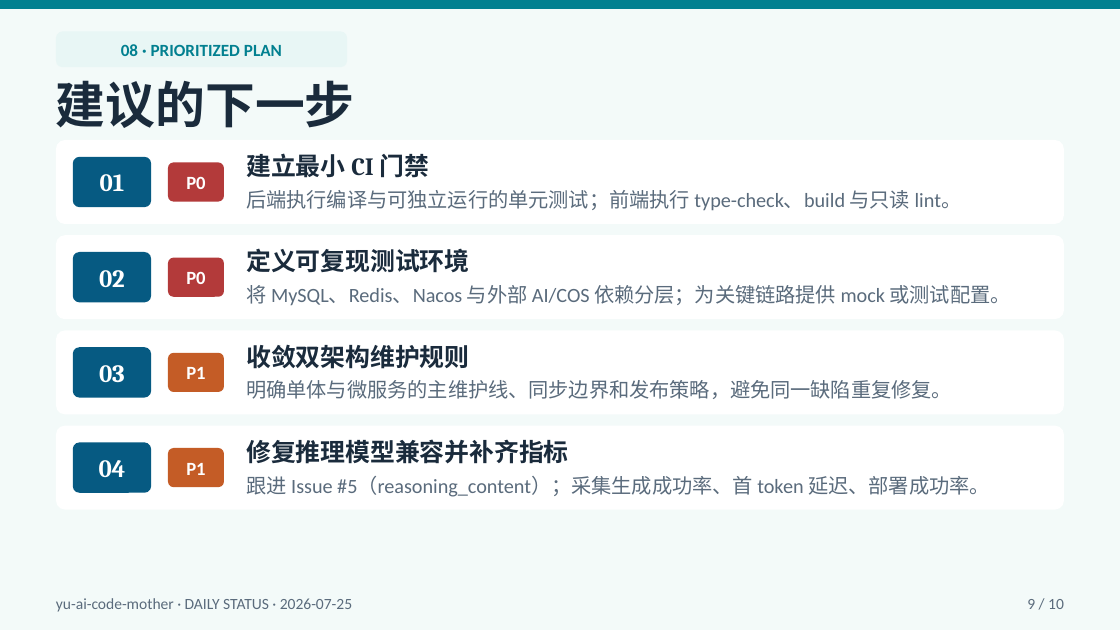
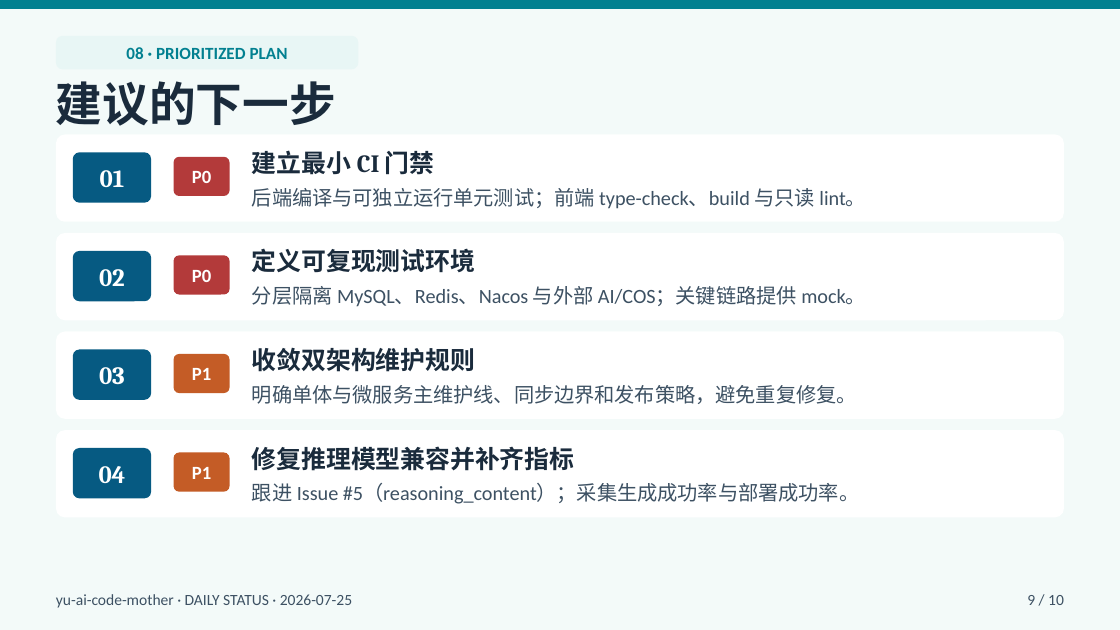
Before and after one commit to liyupi/yu-ai-code-mother, a slide deck: slide 9 of docs/reports/project-status-2026-07-25.pptx. Drawn at 1120x630 pixels with LibreOffice and Linux fonts; fonts in the diff are those of the drawing. Boxes give left, top, right and bottom in pixels: in the first picture for what was removed or moved away, otherwise in the second. Text is boxed around its words. In the diff, an @@ line names an element or a change of style, - is before the commit and + after.

```diff
--- a/docs/reports/project-status-2026-07-25.pptx
+++ b/docs/reports/project-status-2026-07-25.pptx
@@ text "08 · PRIORITIZED PLAN" moved from (x1=121, y1=44, x2=282, y2=56) to (x1=126, y1=47, x2=288, y2=59) @@
@@ proportions changed in 5 elements at (x1=56, y1=233, x2=1064, y2=320), (x1=56, y1=332, x2=1064, y2=419), (x1=56, y1=134, x2=1064, y2=222), (x1=56, y1=430, x2=1064, y2=517), (x1=56, y1=36, x2=358, y2=69) @@
@@ rounded rectangle resized from (x1=56, y1=31, x2=347, y2=67) to (x1=56, y1=36, x2=358, y2=69) @@
@@ text "建议的下一步" at (x1=56, y1=81, x2=336, y2=126): size 32 to 30 pt @@
@@ rounded rectangle resized from (x1=56, y1=140, x2=1064, y2=224) to (x1=56, y1=134, x2=1064, y2=222) @@
@@ text "01" moved from (x1=100, y1=174, x2=125, y2=191) to (x1=100, y1=170, x2=125, y2=187) @@
@@ rounded rectangle moved from (x1=73, y1=157, x2=151, y2=207) to (x1=73, y1=152, x2=151, y2=203) @@
@@ 3 texts, 2 rounded rectangles moved together from (x1=168, y1=153, x2=429, y2=297) to (x1=174, y1=150, x2=435, y2=295) @@
@@ text at (x1=252, y1=188, x2=866, y2=209): text changed; text colour #5A6B7C to #3D5163 @@
-后端执行编译与可独立运行的单元测试；前端执行 type-check、build 与只读 lint。
+后端编译与可独立运行单元测试；前端 type-check、build 与只读 lint。
@@ text at (x1=252, y1=286, x2=866, y2=307): text changed; text colour #5A6B7C to #3D5163 @@
-将 MySQL、Redis、Nacos 与外部 AI/COS 依赖分层；为关键链路提供 mock 或测试配置。
+分层隔离 MySQL、Redis、Nacos 与外部 AI/COS；关键链路提供 mock。
@@ rounded rectangle moved from (x1=56, y1=330, x2=1064, y2=414) to (x1=56, y1=332, x2=1064, y2=419) @@
@@ 2 texts, 1 rounded rectangle moved together from (x1=168, y1=248, x2=469, y2=392) to (x1=174, y1=248, x2=475, y2=393) @@
@@ text at (x1=252, y1=385, x2=857, y2=404): text changed; text colour #5A6B7C to #3D5163 @@
-明确单体与微服务的主维护线、同步边界和发布策略，避免同一缺陷重复修复。
+明确单体与微服务主维护线、同步边界和发布策略，避免重复修复。
@@ 2 rounded rectangles, 1 text moved together from (x1=56, y1=426, x2=1064, y2=510) to (x1=56, y1=430, x2=1064, y2=517) @@
@@ 3 texts, 1 rounded rectangle moved together from (x1=168, y1=344, x2=568, y2=487) to (x1=174, y1=347, x2=574, y2=492) @@
@@ text at (x1=252, y1=483, x2=860, y2=504): text changed; text colour #5A6B7C to #3D5163 @@
-跟进 Issue #5（reasoning_content）；采集生成成功率、首 token 延迟、部署成功率。
+跟进 Issue #5（reasoning_content）；采集生成成功率与部署成功率。
@@ text "yu-ai-code-mother · DAILY STATUS · ..." at (x1=56, y1=594, x2=352, y2=608): text colour #5A6B7C to #3D5163 @@
@@ text "9 / 10" at (x1=1027, y1=595, x2=1064, y2=605): text colour #5A6B7C to #3D5163 @@
```
Also in this commit, not shown: 9 other slides changed.
